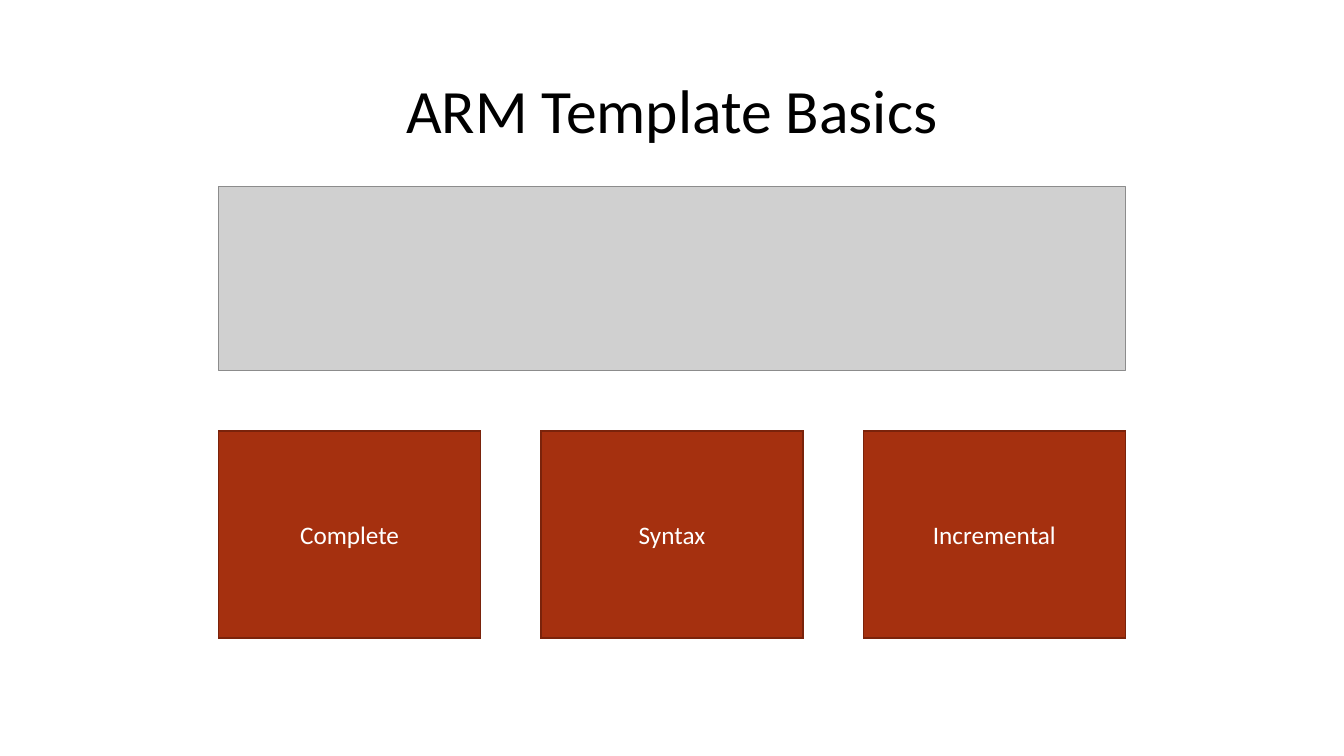
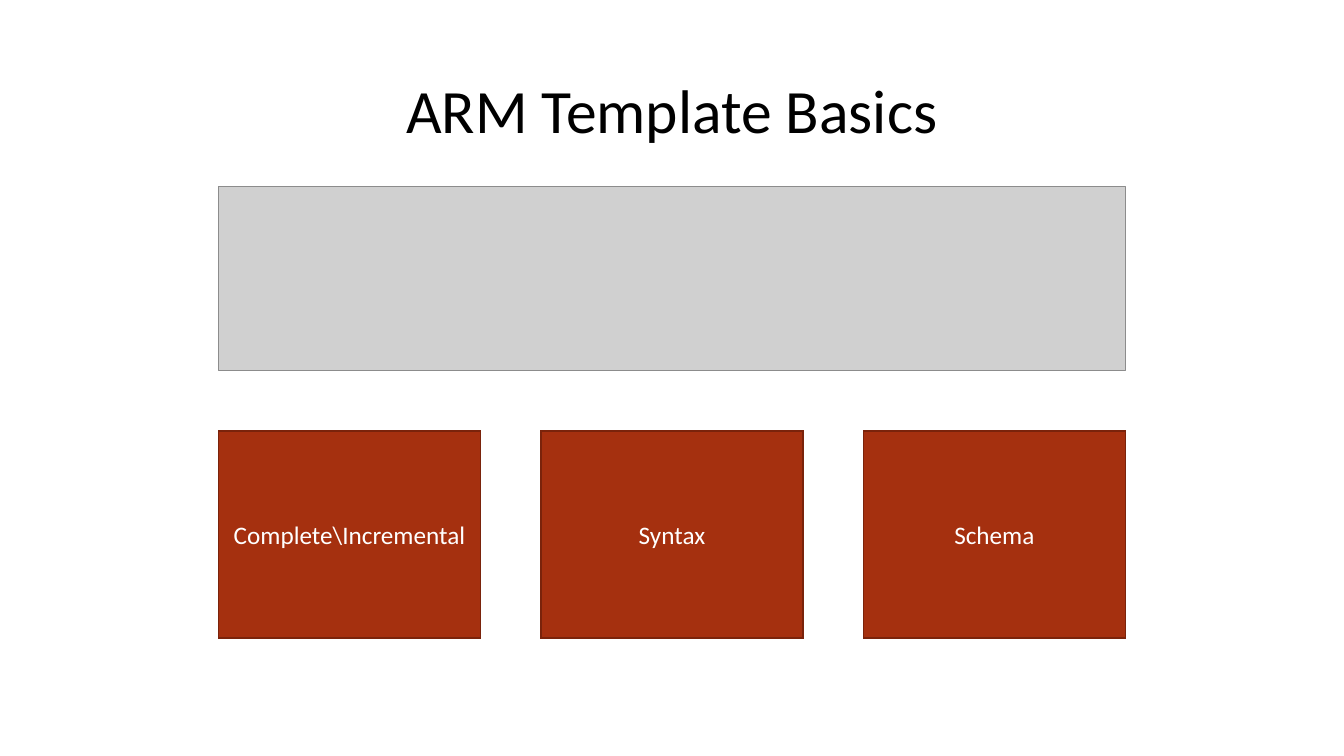
Before and after one commit to 4c74356b41/armotron, a slide deck: slide 4 of _Working with Azure Resource Manager/_Working with Azure Resource Manager.pptx. Drawn at 1344x756 pixels with LibreOffice and Linux fonts; fonts in the diff are those of the drawing; grey boxes stand for pictures. Boxes give left, top, right and bottom in pixels: in the first picture for what was removed or moved away, otherwise in the second. Text is boxed around its words. In the diff, an @@ line names an element or a change of style, - is before the commit and + after.

```diff
--- a/_Working with Azure Resource Manager/_Working with Azure Resource Manager.pptx
+++ b/_Working with Azure Resource Manager/_Working with Azure Resource Manager.pptx
@@ text in rectangle at [234, 526, 465, 548]: text changed @@
-Complete
+Complete\Incremental
@@ text in rectangle at [954, 526, 1034, 544]: text changed @@
-Incremental
+Schema
```
Also in this commit, not shown: 4 slides added, 1 slide removed, 2 other files.
